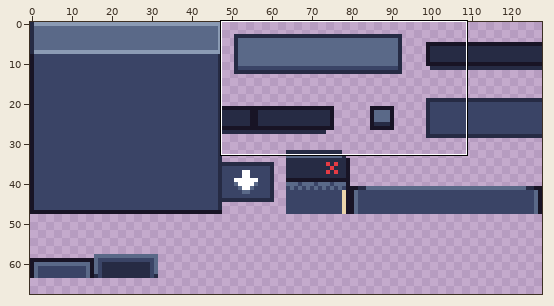
Sprite sheet, stored at wingrid/assets/art/tiles/tiles_cubed.png. Above, an overview of the earlier version with the close-up marked.
Close-up. First the earlier version:
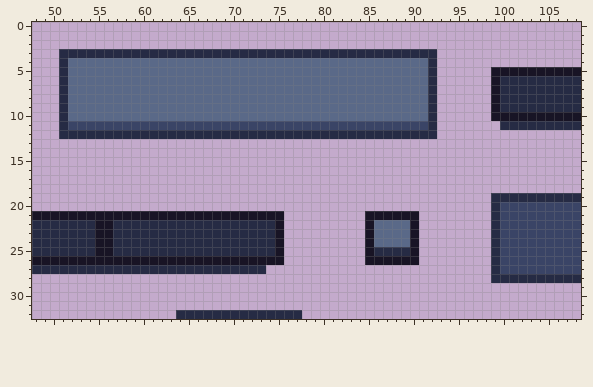
The file is 128x128 pixels. Shown: x 48..108, y 0..32. The wide view leaves out empty margins.
After the commit:
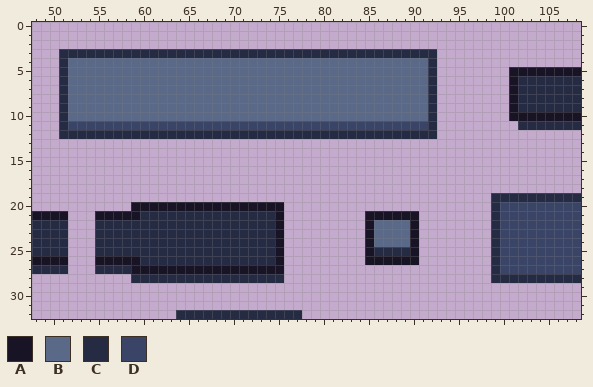
Palette (. is transparent): A #181425  B #5a6988  C #262b44  D #3a4466
Difference:
{"y":5,"x":99,"old":"AA","new":".."}
{"y":6,"x":99,"old":"ACC","new":"..A"}
{"y":7,"x":99,"old":"ACC","new":"..A"}
{"y":8,"x":99,"old":"ACC","new":"..A"}
{"y":9,"x":99,"old":"ACC","new":"..A"}
{"y":10,"x":99,"old":"AA","new":".."}
{"y":11,"x":100,"old":"CC","new":".."}
{"y":20,"x":59,"old":".................","new":"AAAAAAAAAAAAAAAAA"}
{"y":21,"x":52,"old":"AAA","new":"..."}
{"y":21,"x":60,"old":"AAAAAAAAAAAAAAA","new":"CCCCCCCCCCCCCCC"}
{"y":22,"x":52,"old":"CCCAA","new":"...CC"}
{"y":23,"x":52,"old":"CCCAA","new":"...CC"}
{"y":24,"x":52,"old":"CCCAA","new":"...CC"}
{"y":25,"x":52,"old":"CCCAA","new":"...CC"}
{"y":26,"x":52,"old":"AAA","new":"..."}
{"y":26,"x":60,"old":"AAAAAAAAAAAAAAA","new":"CCCCCCCCCCCCCCC"}
{"y":27,"x":52,"old":"CCC","new":"..."}
{"y":27,"x":59,"old":"CCCCCCCCCCCCCCC..","new":"AAAAAAAAAAAAAAAAA"}
{"y":28,"x":59,"old":".................","new":"CCCCCCCCCCCCCCCCC"}
{"label":"changed","picture_box":[491,67,518,130]}
{"label":"changed","picture_box":[68,202,284,283]}
